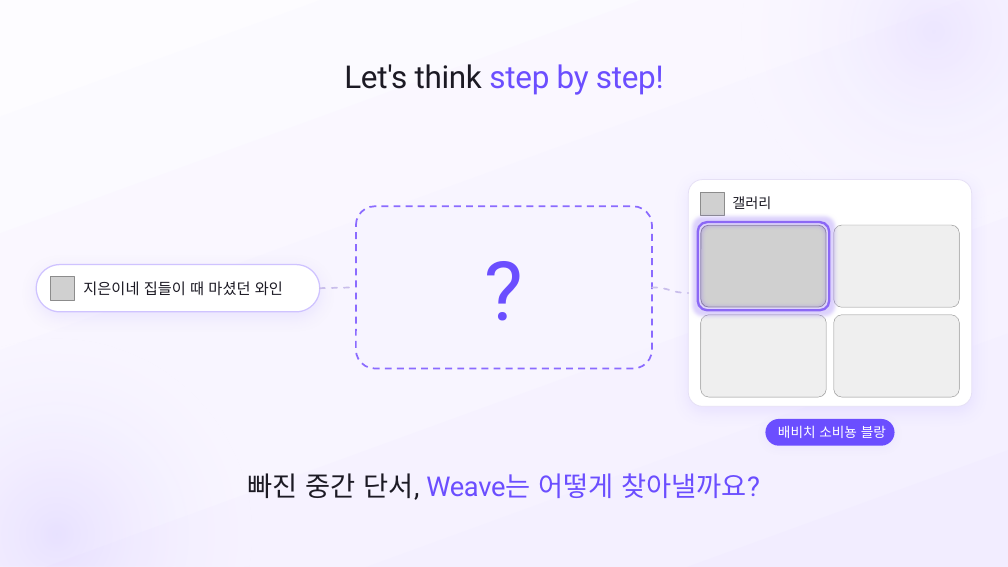
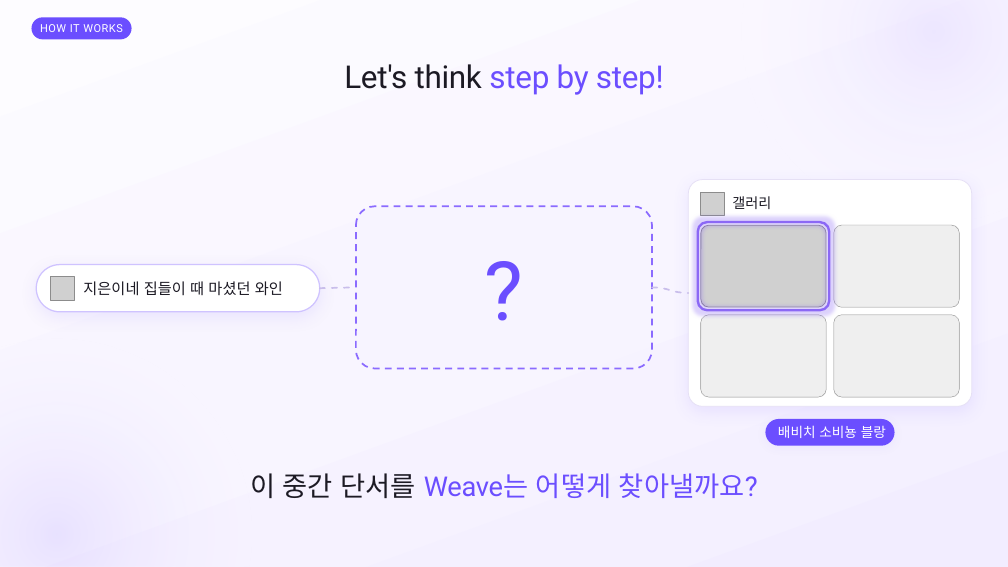
Before and after one commit to SB-Jo/t3, a slide deck: slide 11 of weave/결선준비/09_HowItWorks/HowItWorks_Argon_claude.pptx. Drawn at 1008x567 pixels with LibreOffice and Linux fonts; fonts in the diff are those of the drawing; grey boxes stand for pictures. Boxes give left, top, right and bottom in pixels: in the first picture for what was removed or moved away, otherwise in the second. Text is boxed around its words. In the diff, an @@ line names an element or a change of style, - is before the commit and + after.

Commit message:
Restore original HowItWorks_Argon_claude.pptx (장표5_claude) and keep changes only in HowItWorks_Argon.pptx (장표5)

```diff
--- a/weave/결선준비/09_HowItWorks/HowItWorks_Argon_claude.pptx
+++ b/weave/결선준비/09_HowItWorks/HowItWorks_Argon_claude.pptx
@@ rounded rectangle added at box(32, 17, 132, 39), fill #6B4EFF, 10.5 pt, text #FFFFFF @@
+HOW IT WORKS
@@ text at box(250, 473, 758, 498): text changed @@
-빠진 중간 단서, Weave는 어떻게 찾아낼까요?
+이 중간 단서를 Weave는 어떻게 찾아낼까요?
```
Also in this commit, not shown: 28 other slides changed, 3 other files.
